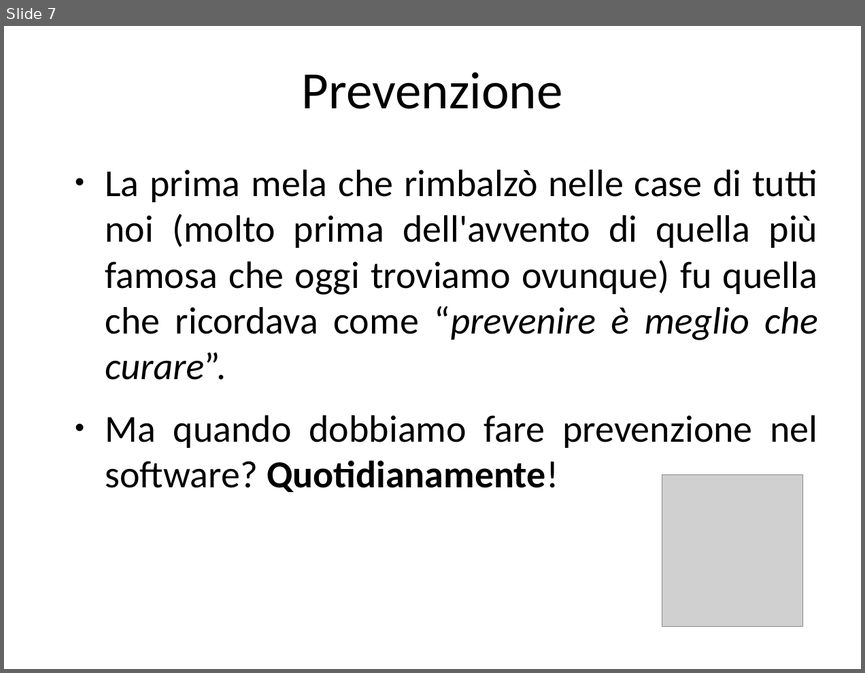
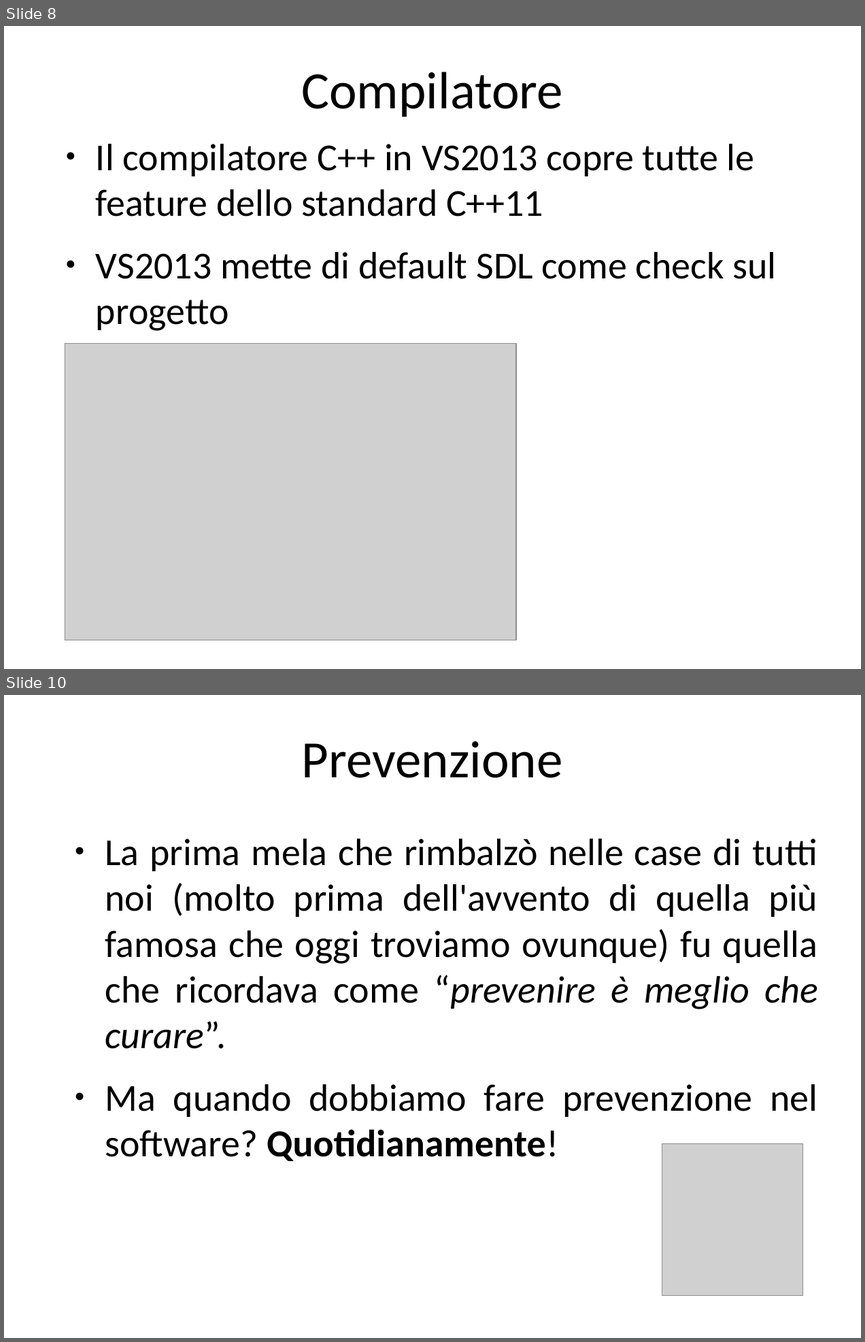
Before and after one commit to guidop/CDays14, a slide deck: CDays14.odp. Shown one above the other, each under a label of ours: slide 7 before the commit, slides 8 and 10 after it; the slides between them are not shown. The pictures are 865x673 and 865x1342 pixels, drawn with LibreOffice and Linux fonts; fonts in the diff are those of the drawing; grey boxes stand for pictures. Boxes give left, top, right and bottom in pixels: in the first picture for what was removed or moved away, otherwise in the second. Text is boxed around its words. In the diff, an @@ line names an element or a change of style, - is before the commit and + after.

```diff
--- a/CDays14.odp
+++ b/CDays14.odp
@@ slide 8 added at [4, 26, 861, 669], background #FFFFFF @@
@@ title added at [301, 72, 563, 117], 44 pt, text #000000 @@
+Compilatore
@@ text added at [96, 144, 776, 331], 32 pt, text #000000 @@
+● Il compilatore C++ in VS2013 copre tutte le feature dello standard C++11
+● VS2013 mette di default SDL come check sul progetto
@@ picture added at [65, 343, 516, 639] @@
@@ what was slide 7 is now slide 10 @@
```
Also in this commit, not shown: 8 other slides added, 6 slides removed, 10 other files.
